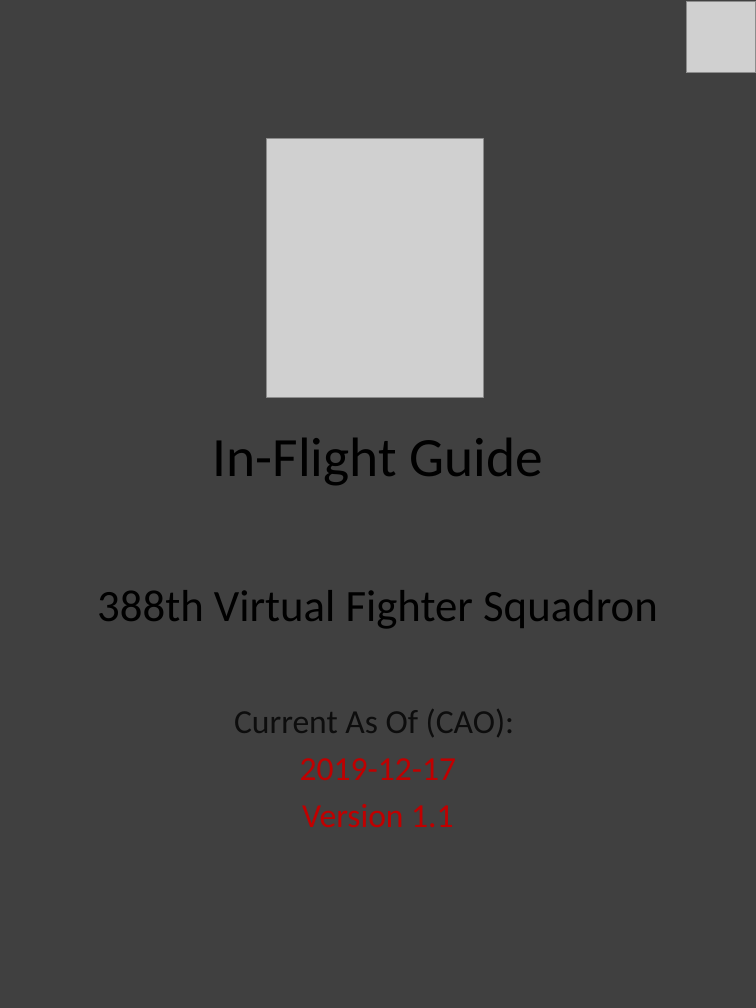
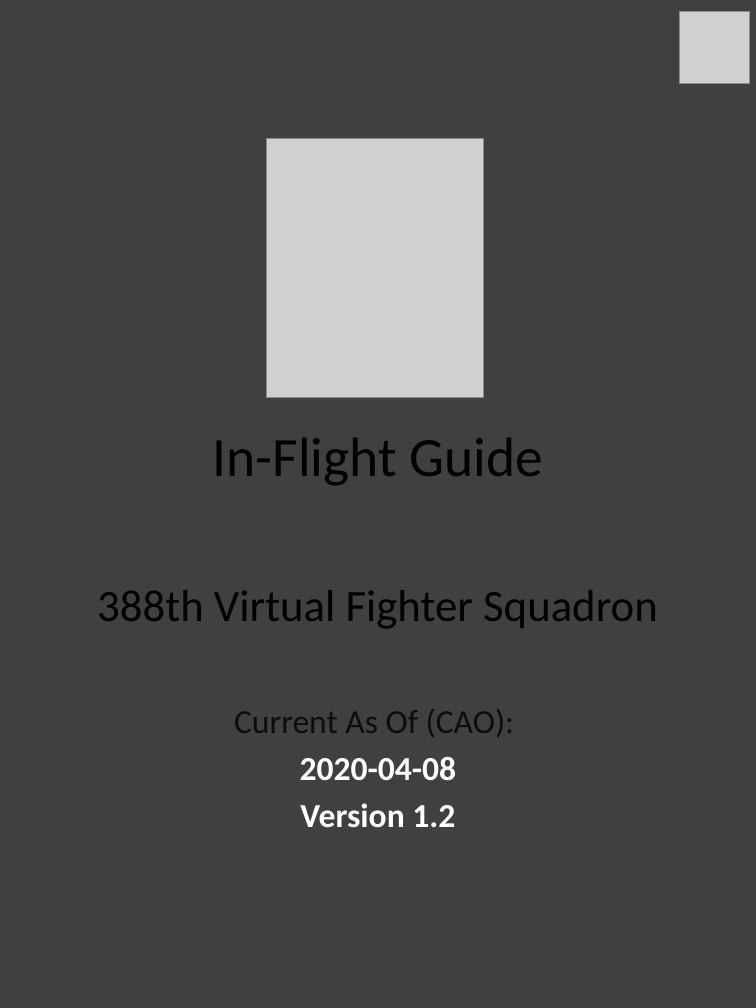
Before and after one commit to 132nd-vWing/132-TRP-388, a slide deck: slide 1 of Kneeboard Pack/388 Kneeboard Pack.pptx. Drawn at 756x1008 pixels with LibreOffice and Linux fonts; fonts in the diff are those of the drawing; grey boxes stand for pictures. Boxes give left, top, right and bottom in pixels: in the first picture for what was removed or moved away, otherwise in the second. Text is boxed around its words. In the diff, an @@ line names an element or a change of style, - is before the commit and + after.

```diff
--- a/Kneeboard Pack/388 Kneeboard Pack.pptx
+++ b/Kneeboard Pack/388 Kneeboard Pack.pptx
@@ picture: place and size @@
-picture at (686,1,756,73)
+picture at (679,12,749,84)
@@ subtitle at (300,757,457,828): text changed; text colour #C00000 to #FFFFFF; bold on @@
-2019-12-17
-Version 1.1
+2020-04-08
+Version 1.2
```
Also in this commit, not shown: 2 other slides changed.
